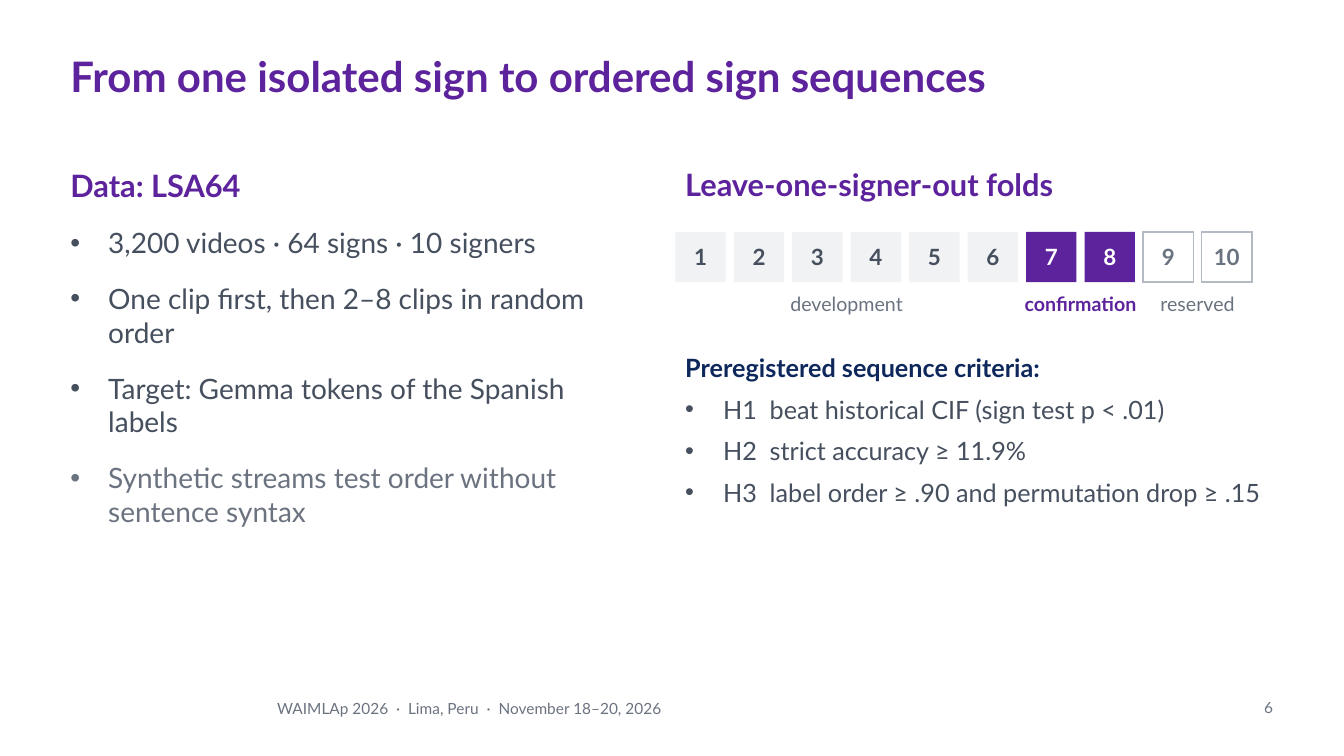
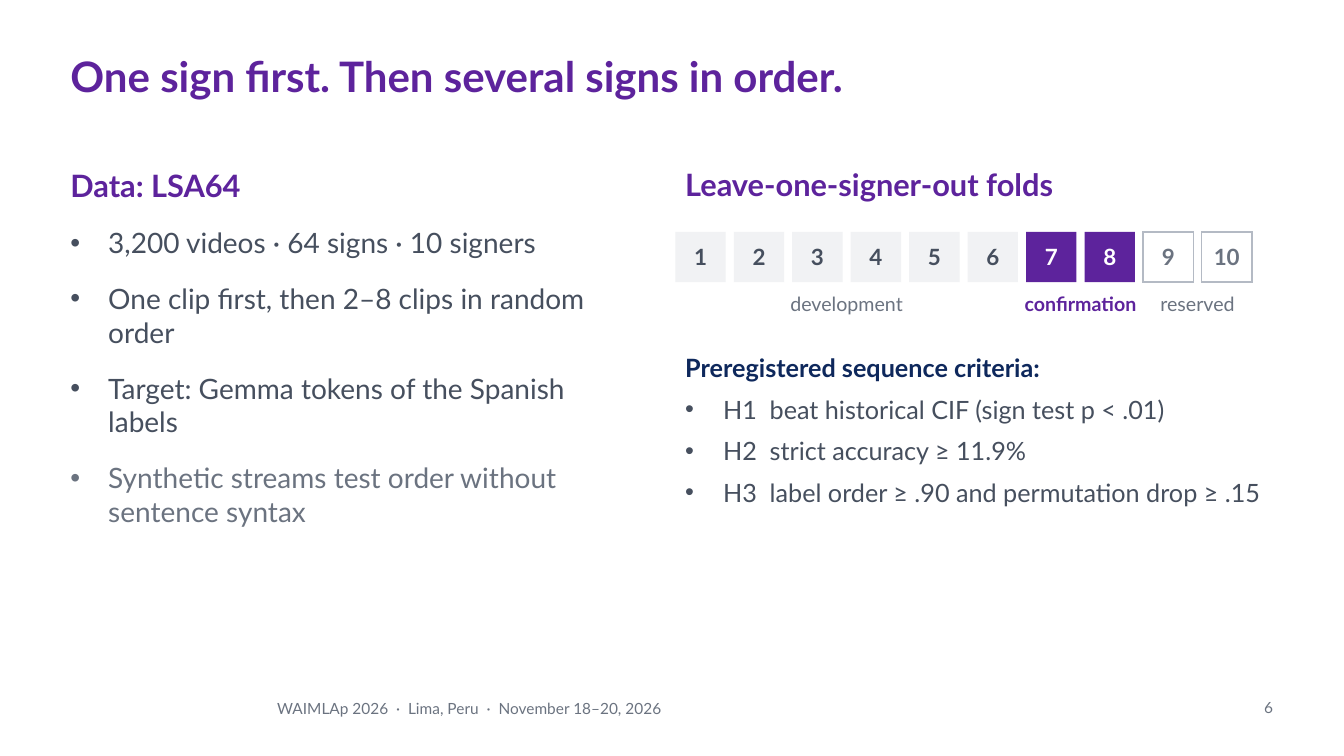
Before and after one commit to Percep3/Imitator, a slide deck: slide 6 of presentation/waimlap2026/imitator_waimlap2026.pptx. Drawn at 1344x756 pixels with LibreOffice and Linux fonts; fonts in the diff are those of the drawing; background and template pictures are left out. Boxes give left, top, right and bottom in pixels: in the first picture for what was removed or moved away, otherwise in the second. Text is boxed around its words. In the diff, an @@ line names an element or a change of style, - is before the commit and + after.

```diff
--- a/presentation/waimlap2026/imitator_waimlap2026.pptx
+++ b/presentation/waimlap2026/imitator_waimlap2026.pptx
@@ title at (x1=70, y1=60, x2=842, y2=100): text changed @@
-From one isolated sign to ordered sign sequences
+One sign first. Then several signs in order.
```
Also in this commit, not shown: 5 other slides changed, 1 slide added, 1 slide removed, 3 other files.
